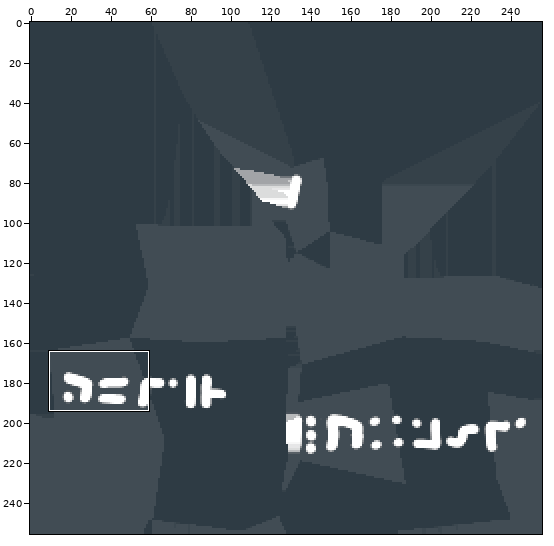
Edited in one commit: sprite sheet (Assets/ProjectFolder/Art/NaturalEnvironment/Stones/StonesSubstanceFiles/Magic stone 1_DefaultMaterial_AlbedoTransparency 1.png). Above, an overview of the earlier version with the close-up marked.
Close-up. Before the commit:
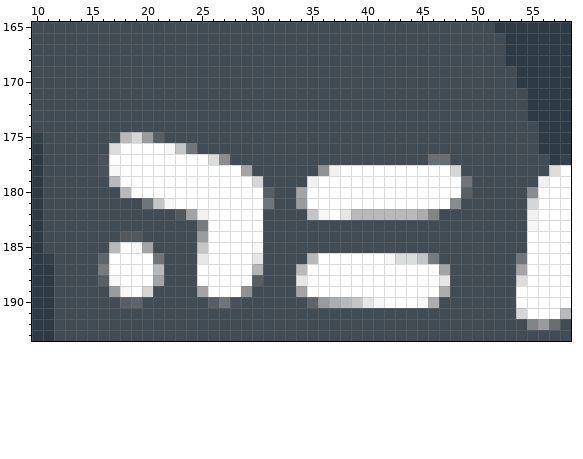
The file is 256x256 pixels. Colours within 5 levels of each other are drawn and written as one. Shown: x 10..58, y 165..193.
After the commit:
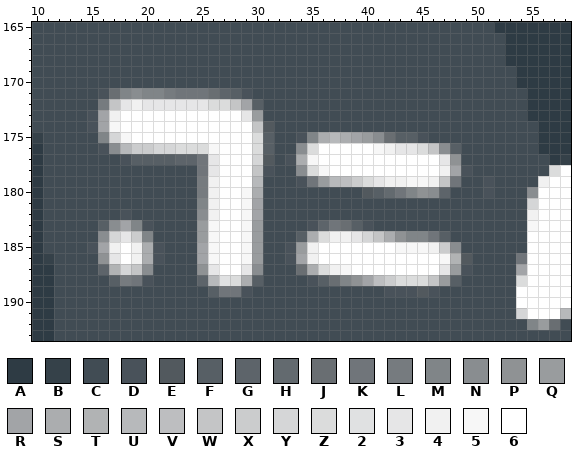
Palette (. is transparent): A #2e3b44  B #354149  C #414c54  D #49525a  E #52595e  F #575f65  G #5d646a  H #636a6f  J #696e72  K #70757a  L #767b7f  M #808588  N #898d90  P #8f9294  Q #999c9e  R #a2a4a7  S #abadaf  T #b1b3b4  U #b7b9bb  V #bdbec0  W #c4c5c6  X #cbcccd  Y #d5d6d7  Z #dbdcdc  2 #e0e1e2  3 #e6e6e7  4 #f1f1f1  5 #f7f7f7  6 #ffffff
Edits made:
Changed rows in their new state; - is an unchanged pixel.
first column x 15:
171 -DJMNMMLKKKJGFD----------------------
172 -LW34333333ZZWRF---------------------
173 DR4666666666663Q---------------------
174 DR5666666666666WE--------------------
175 -MY566666666666ZF--DMSUSRQNJFFD------
176 -DNUXXYYZZZ5666ZF--NZ666665433ZWNF---
177 -CCDFFFFGGK3666YE-DS5666666666663P---
178 -CCCCCCCCCK3--6WD--NZ56---------4RD--
179 --CCCCCCCCL4---U---DKQUVXZ344554WKC-D
180 ---CCCCCCCL4--5SC--CCCCCCEFHKMPNGCC-D
181 -----CCCCCM4--5RC--CCCCCCCCCCCCCCC---
182 ---D----CCN4--5R----CCCCCCCCCCCC-----
183 -FNRMD----Q5--5Q----DGKJFD-----------
184 -NY3XM-----5--5Q---FSZ443YWSPMMKF----
185 DR4-4SD---R5--5Q--DQ466666665554XN---
186 -P3-4SD---R5--5Q--DR4------666665TE--
187 -GTYWNC---P3--3N---JSZ45--------3QD--
188 -CFLKDC---GU2ZS----CDFJMPRVXZZZWQF---
189 --CCCC----CFKKD----CCCCCCCCDDDEDC----
190 ---CC------CCC------CCCCCCCCCCCC-----
Boxes around the changes in both close-ups, in picture pixels (x1, y1, x2, y2):
changed: (87, 88, 494, 308)
